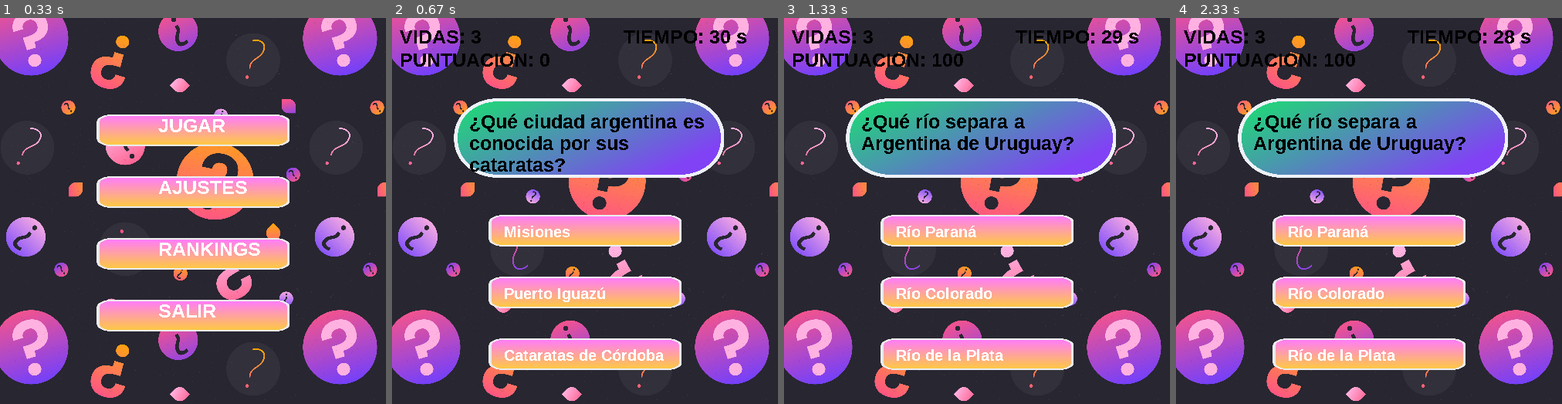
Above: before the commit, frames 1-4 (left to right).
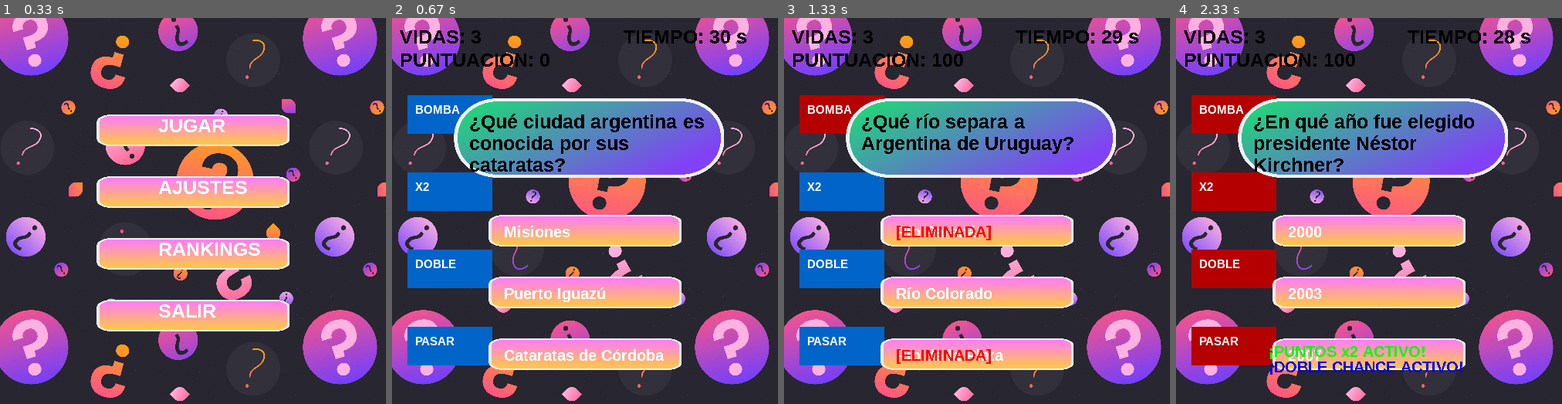
Above: after the commit, the same moments.

Repository: DicroccoL/Pygame-parcial-N-2
Game: pygame game, started from Main.py
The game is run twice, just before and just after one commit, with the same random seed, the same clock (stepped at 60 frames per second) and the same inputs.
Inputs (mouse positions are in pixels of both pictures, inside the frame that each line leads up to):
- Up to frame 1 (0.33 s): no input
- Up to frame 2 (0.67 s): click (585, 129) at 0.38 s
- Up to frame 3 (1.33 s): click (1015, 295) at 0.72 s; click (857, 153) at 1.05 s
- Up to frame 4 (2.33 s): click (1218, 342) at 1.38 s, where only the run after the commit has a clickable "PASAR"; click (1230, 199) at 1.72 s; click (1218, 265) at 2.05 s, where only the run after the commit has a clickable "DOBLE"

Frame 1 is identical in both runs. In frame 2, 8.0% of the frame differs, in the area x 4-26%, y 20-90%; in frame 3, 8.7%; in frame 4, 12%, in the area x 4-78%, y 20-93%.

Commit message:
Actualizacion Comodines

Diff:
--- a/Constantes.py
+++ b/Constantes.py
@@ -33,6 +33,7 @@
 FUENTE_TEXTO = pygame.font.SysFont("Arial",25,True)
 FUENTE_VOLUMEN = pygame.font.SysFont("Arial",50,True)
 FUENTE_CUADRO_TEXTO = pygame.font.SysFont("Arial",40,True)
+FUENTE_COMODIN = pygame.font.SysFont("Arial",15,True)
 
 BOTON_JUGAR = 0
 
--- a/Juego.py
+++ b/Juego.py
@@ -1,3 +1,5 @@
+import comodines
+from comodines import comodines_usados, puntaje_doble, doble_chance_activada, pasar_activado
 import pygame
 from Constantes import *
 from Preguntas import *
@@ -17,6 +19,10 @@
 caja_pregunta = crear_elemento_juego("textura_pregunta.png",ANCHO_PREGUNTA,ALTO_PREGUNTA,80,80)
 lista_respuestas = crear_respuestas("textura_respuesta.png",ANCHO_BOTON,ALTO_BOTON,125,245,3)
 
+# Variables para manejar el comodín bomba
+opciones_bomba = None
+bomba_activada = False
+
 mezclar_lista(lista_preguntas)
 
 corriendo = True
@@ -25,11 +31,14 @@
 pygame.time.set_timer(evento_tiempo,1000)
 
 def mostrar_juego(pantalla:pygame.Surface,cola_eventos:list[pygame.event.Event],datos_juego:dict) -> str:
+    global opciones_bomba, bomba_activada
+
     if "racha" not in datos_juego:
         datos_juego["racha"] = 0
     if "mensaje_vida" not in datos_juego:
         datos_juego["mensaje_vida"] = {"mostrar": False, "contador": 0}
-
+    if "doble_chance_usado" not in datos_juego:
+        datos_juego["doble_chance_usado"] = False
 
     retorno = "juego"
 
@@ -39,44 +48,143 @@
         retorno = "terminado"
 
     for evento in cola_eventos:
+        if evento.type == evento_tiempo:
+            datos_juego["tiempo_restante"] -= 1
+
         if evento.type == pygame.QUIT:
             retorno = "salir"
         elif evento.type == pygame.MOUSEBUTTONDOWN:
             if evento.button == 1:
-                respuesta = obtener_respuesta_click(lista_respuestas,evento.pos)
-                if respuesta != None:
-                    if verificar_respuesta(datos_juego,pregunta_actual,respuesta) == True:
-                        #Recomiendo sonido de respuesta correcta
-                        CLICK_SONIDO.play()
-                    else:
-                        ERROR_SONIDO.play()
-                    datos_juego['indice'] += 1
-                    if datos_juego['indice'] == len(lista_preguntas):
-                        mezclar_lista(lista_preguntas)
-                        datos_juego['indice'] = 0
+                # Primero verificar comodines
+                comodin_clickeado = comodines.detectar_click_comodin(evento.pos)
+                if comodin_clickeado and not comodines.comodines_usados[comodin_clickeado]:
+                    # Manejar clic en comodín
+                    comodines.comodines_usados[comodin_clickeado] = True
+                    if comodin_clickeado == "bomba":
+                        opciones = [pregunta_actual["respuesta_1"], pregunta_actual["respuesta_2"], pregunta_actual["respuesta_3"]]
+                        opciones_bomba = comodines.aplicar_comodin("bomba", opciones, pregunta_actual["respuesta_correcta"])
+                        bomba_activada = True
+                    elif comodin_clickeado == "x2":
+                        comodines.aplicar_comodin("x2", None, None)
+                    elif comodin_clickeado == "doble_chance":
+                        comodines.aplicar_comodin("doble_chance", None, None)
+                    elif comodin_clickeado == "pasar":
+                        comodines.aplicar_comodin("pasar", None, None)
+                        datos_juego['indice'] += 1
+                        if datos_juego['indice'] == len(lista_preguntas):
+                            mezclar_lista(lista_preguntas)
+                            datos_juego['indice'] = 0
+                        pregunta_actual = cambiar_pregunta(lista_preguntas,datos_juego['indice'],caja_pregunta,lista_respuestas)
+                        # Resetear efectos de bomba
+                        bomba_activada = False
+                        opciones_bomba = None
+                        datos_juego["doble_chance_usado"] = False
 
-                    pregunta_actual = cambiar_pregunta(lista_preguntas,datos_juego['indice'],caja_pregunta,lista_respuestas)
+                # Si no fue clic en comodín, verificar respuestas
+                if not comodin_clickeado:
+                    respuesta = obtener_respuesta_click(lista_respuestas,evento.pos)
+                    if respuesta != None:
+                        # Verificar que el índice de respuesta sea válido (0, 1, 2)
+                        if respuesta < 0 or respuesta > 2:
+                            continue
 
+                        # Obtener el texto de la respuesta clickeada
+                        respuesta_texto = pregunta_actual[f"respuesta_{respuesta + 1}"]
 
-        elif evento.type == evento_tiempo:
-            datos_juego["tiempo_restante"] -= 1
+                        # Verificar si la bomba está activada y la respuesta no está en las opciones válidas
+                        if bomba_activada and opciones_bomba:
+                            # La bomba elimina 2 opciones incorrectas, solo permite tocar la correcta y una incorrecta
+                            if respuesta_texto not in opciones_bomba:
+                                # Respuesta eliminada por bomba, no hacer nada
+                                continue
+
+                        # Manejar doble chance ANTES de verificar respuesta
+                        if comodines.doble_chance_activada and not datos_juego["doble_chance_usado"]:
+                            # Primera oportunidad con doble chance
+                            respuesta_correcta = verificar_respuesta(datos_juego, pregunta_actual, respuesta)
+                            if respuesta_correcta:
+                                CLICK_SONIDO.play()
+                                # Aplicar puntos dobles si está activado
+                                if comodines.puntaje_doble:
+                                    datos_juego["puntuacion"] += 100
+
+                                # Resetear efectos temporales
+                                comodines.resetear_efectos_temporales()
+                                comodines.doble_chance_activada = False
+                                datos_juego["doble_chance_usado"] = False
+                            else:
+                                # Primera respuesta incorrecta con doble chance - restaurar puntos
+                                datos_juego["puntuacion"] += 25  # Compensar la resta que hizo verificar_respuesta
+                                datos_juego["doble_chance_usado"] = True
+                                ERROR_SONIDO.play()
+                                # NO avanzar a la siguiente pregunta
+                                continue
+                        else:
+                            # Respuesta normal o segunda oportunidad de doble chance
+                            respuesta_correcta = verificar_respuesta(datos_juego,pregunta_actual,respuesta)
+
+                            if respuesta_correcta:
+                                CLICK_SONIDO.play()
+                                # Aplicar puntos dobles si está activado
+                                if comodines.puntaje_doble:
+                                    # La función verificar_respuesta ya agregó 100 puntos
+                                    # Agregamos 100 puntos adicionales para hacer el total 200
+                                    datos_juego["puntuacion"] += 100
+
+                                # Resetear efectos temporales
+                                comodines.resetear_efectos_temporales()
+                                datos_juego["doble_chance_usado"] = False
+                            else:
+                                # Respuesta incorrecta normal o segunda oportunidad fallida
+                                ERROR_SONIDO.play()
+                                if comodines.doble_chance_activada:
+                                    # Se agotó la segunda oportunidad
+                                    comodines.doble_chance_activada = False
+                                    datos_juego["doble_chance_usado"] = False
+
+                        # Avanzar a la siguiente pregunta
+                        datos_juego['indice'] += 1
+                        if datos_juego['indice'] == len(lista_preguntas):
+                            mezclar_lista(lista_preguntas)
+                            datos_juego['indice'] = 0
+                        pregunta_actual = cambiar_pregunta(lista_preguntas,datos_juego['indice'],caja_pregunta,lista_respuestas)
+
+                        # Resetear efectos de bomba
+                        bomba_activada = False
+                        opciones_bomba = None
+                        datos_juego["doble_chance_usado"] = False
 
     pantalla.blit(fondo_pantalla,(0,0))
+    # Dibujar menú de comodines
+    comodines.dibujar_comodines(pantalla, FUENTE_COMODIN)
     pantalla.blit(caja_pregunta["superficie"],caja_pregunta["rectangulo"])
 
     for i in range(len(lista_respuestas)):
         pantalla.blit(lista_respuestas[i]["superficie"],lista_respuestas[i]["rectangulo"])
-        # mostrar_texto(lista_respuestas[i]["superficie"],pregunta_actual[f"respuesta_{i + 1}"],(20,20),FUENTE_RESPUESTA,COLOR_BLANCO)
 
     mostrar_texto(caja_pregunta["superficie"],pregunta_actual["pregunta"],(20,40),FUENTE_PREGUNTA,COLOR_NEGRO)
 
-    mostrar_texto(lista_respuestas[0]["superficie"],pregunta_actual["respuesta_1"],(20,20),FUENTE_RESPUESTA,COLOR_BLANCO)
-    mostrar_texto(lista_respuestas[1]["superficie"],pregunta_actual["respuesta_2"],(20,20),FUENTE_RESPUESTA,COLOR_BLANCO)
-    mostrar_texto(lista_respuestas[2]["superficie"],pregunta_actual["respuesta_3"],(20,20),FUENTE_RESPUESTA,COLOR_BLANCO)
+    # Mostrar respuestas (algunas pueden estar ocultas por bomba)
+    for i in range(min(3, len(lista_respuestas))):  # Asegurar que solo procesamos 3 respuestas
+        respuesta_key = f"respuesta_{i + 1}"
+        if respuesta_key in pregunta_actual:
+            respuesta_texto = pregunta_actual[respuesta_key]
+            if not bomba_activada or not opciones_bomba or respuesta_texto in opciones_bomba:
+                mostrar_texto(lista_respuestas[i]["superficie"],respuesta_texto,(20,20),FUENTE_RESPUESTA,COLOR_BLANCO)
+            else:
+                # Respuesta eliminada por bomba
+                mostrar_texto(lista_respuestas[i]["superficie"],"[ELIMINADA]",(20,20),FUENTE_RESPUESTA,COLOR_ROJO)
 
     mostrar_texto(pantalla,f"VIDAS: {datos_juego['vidas']}",(10,10),FUENTE_TEXTO)
     mostrar_texto(pantalla,f"PUNTUACION: {datos_juego['puntuacion']}",(10,40),FUENTE_TEXTO)
     mostrar_texto(pantalla,f"TIEMPO: {datos_juego['tiempo_restante']} s",(300,10),FUENTE_TEXTO)
+
+    # Mostrar estado de comodines activos
+    if comodines.puntaje_doble:
+        mostrar_texto(pantalla, "¡PUNTOS x2 ACTIVO!", (120, 420), FUENTE_RESPUESTA, COLOR_VERDE)
+    if comodines.doble_chance_activada:
+        mostrar_texto(pantalla, "¡DOBLE CHANCE ACTIVO!", (120, 440), FUENTE_RESPUESTA, COLOR_AZUL)
+
     if datos_juego["mensaje_vida"]["mostrar"]:
         mostrar_texto(pantalla, "¡Vida extra por racha!", (120, 450), FUENTE_RESPUESTA, COLOR_VERDE)
         datos_juego["mensaje_vida"]["contador"] -= 1
--- a/Main.py
+++ b/Main.py
@@ -1,4 +1,5 @@
 import pygame
+import comodines
 from Constantes import *
 from Menu import *
 from Juego import *
@@ -34,6 +35,8 @@
             pygame.mixer.music.stop()
             bandera_musica = False
         reiniciar_estadisticas(datos_juego)
+        # Resetear comodines cuando se vuelve al menú
+        comodines.resetear_comodines()
         ventana_actual = mostrar_menu(pantalla,cola_eventos)
     elif ventana_actual == "juego":
         porcentaje_volumen = datos_juego["volumen_musica"] / 100
@@ -56,5 +59,3 @@
 
     # print(ventana_actual)
     pygame.display.flip()
-
-pygame.quit()
--- /dev/null
+++ b/comodines.py
@@ -0,0 +1,80 @@
+import pygame
+import random
+from Constantes import *
+
+# Estado inicial de los comodines
+comodines_usados = {
+    "bomba": False,
+    "x2": False,
+    "doble_chance": False,
+    "pasar": False
+}
+
+# Banderas para efectos de comodines
+puntaje_doble = False
+doble_chance_activada = False
+pasar_activado = False
+
+def dibujar_comodines(pantalla, fuente):
+    nombres = [
+        ("BOMBA", "bomba"),
+        ("X2", "x2"),
+        ("DOBLE", "doble_chance"),
+        ("PASAR", "pasar")
+    ]
+
+    for i, (label, key) in enumerate(nombres):
+        y = 100 + i * 100
+        estado = comodines_usados[key]
+        color_boton = (180, 0, 0) if estado else (0, 100, 200)
+        pygame.draw.rect(pantalla, color_boton, (20, y, 110, 50))
+        texto = fuente.render(label, True, (255, 255, 255))
+        pantalla.blit(texto, (30, y + 10))
+
+def detectar_click_comodin(mouse_pos):
+    x, y = mouse_pos
+    if x < 150:
+        index = (y - 100) // 100
+        if 0 <= index < 4:
+            return ["bomba", "x2", "doble_chance", "pasar"][index]
+    return None
+
+def aplicar_comodin(nombre, opciones, respuesta_correcta):
+    global puntaje_doble, doble_chance_activada, pasar_activado
+    if nombre == "bomba":
+        return eliminar_dos_incorrectas(opciones, respuesta_correcta)
+    elif nombre == "x2":
+        puntaje_doble = True
+    elif nombre == "doble_chance":
+        doble_chance_activada = True
+    elif nombre == "pasar":
+        pasar_activado = True
+    return opciones
+
+def eliminar_dos_incorrectas(opciones, respuesta_correcta):
+    """Elimina 2 opciones incorrectas, manteniendo solo la correcta y una incorrecta"""
+    # Encontrar opciones incorrectas
+    incorrectas = [o for o in opciones if o != respuesta_correcta]
+
+    # Si hay al menos 2 incorrectas, eliminar 2 y mantener 1
+    if len(incorrectas) >= 2:
+        # Elegir 1 incorrecta al azar para mantener
+        incorrecta_a_mantener = random.choice(incorrectas)
+        # Devolver la respuesta correcta y una incorrecta (las otras 2 se eliminan)
+        return [respuesta_correcta, incorrecta_a_mantener]
+
+    # Si hay menos de 2 incorrectas, devolver todas las opciones
+    return opciones
+
+def resetear_comodines():
+    global comodines_usados, puntaje_doble, doble_chance_activada, pasar_activado
+    comodines_usados = {k: False for k in comodines_usados}
+    puntaje_doble = False
+    doble_chance_activada = False
+    pasar_activado = False
+
+def resetear_efectos_temporales():
+    """Resetea solo los efectos temporales después de una pregunta"""
+    global puntaje_doble
+    puntaje_doble = False
+    # doble_chance_activada NO se resetea aquí, se resetea cuando se usa completamente
--- a/partidas.json
+++ b/partidas.json
@@ -13,5 +13,15 @@
         "nombre": "AGUSTIN",
         "puntuacion": 975,
         "fecha": "2025-07-05 20:32:28"
+    },
+    {
+        "nombre": "tiago",
+        "puntuacion": 25,
+        "fecha": "2025-07-06 13:30:44"
+    },
+    {
+        "nombre": "tiago",
+        "puntuacion": 25,
+        "fecha": "2025-07-06 13:30:45"
     }
 ]
